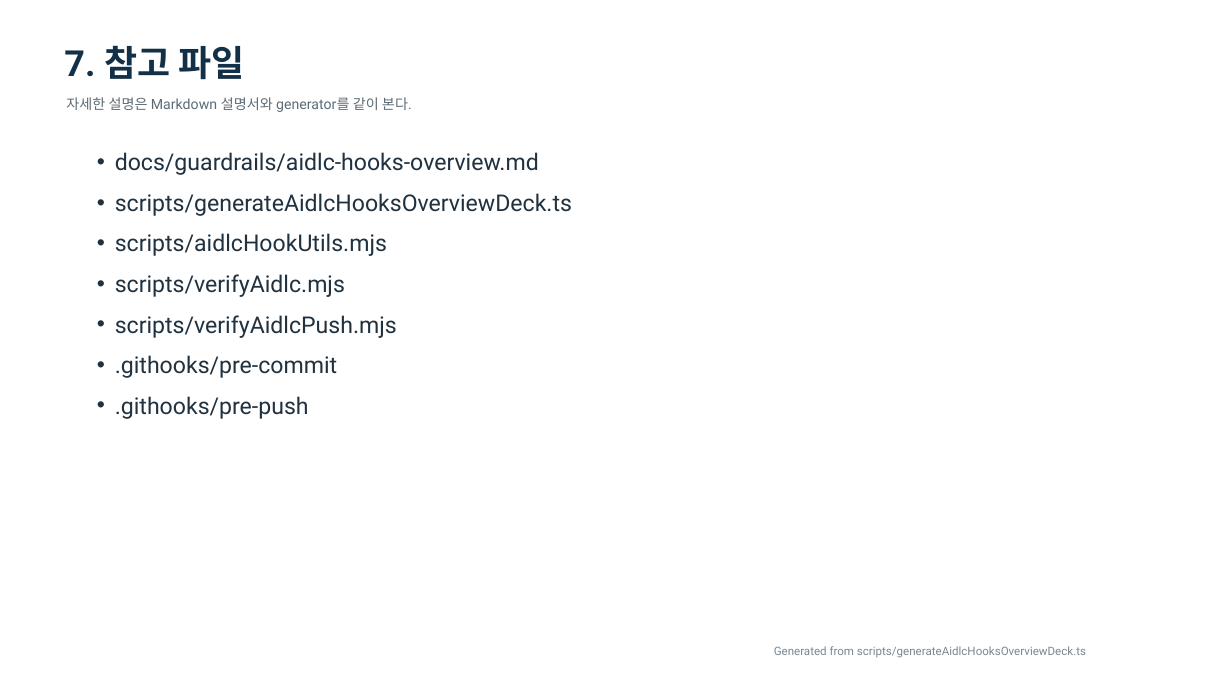
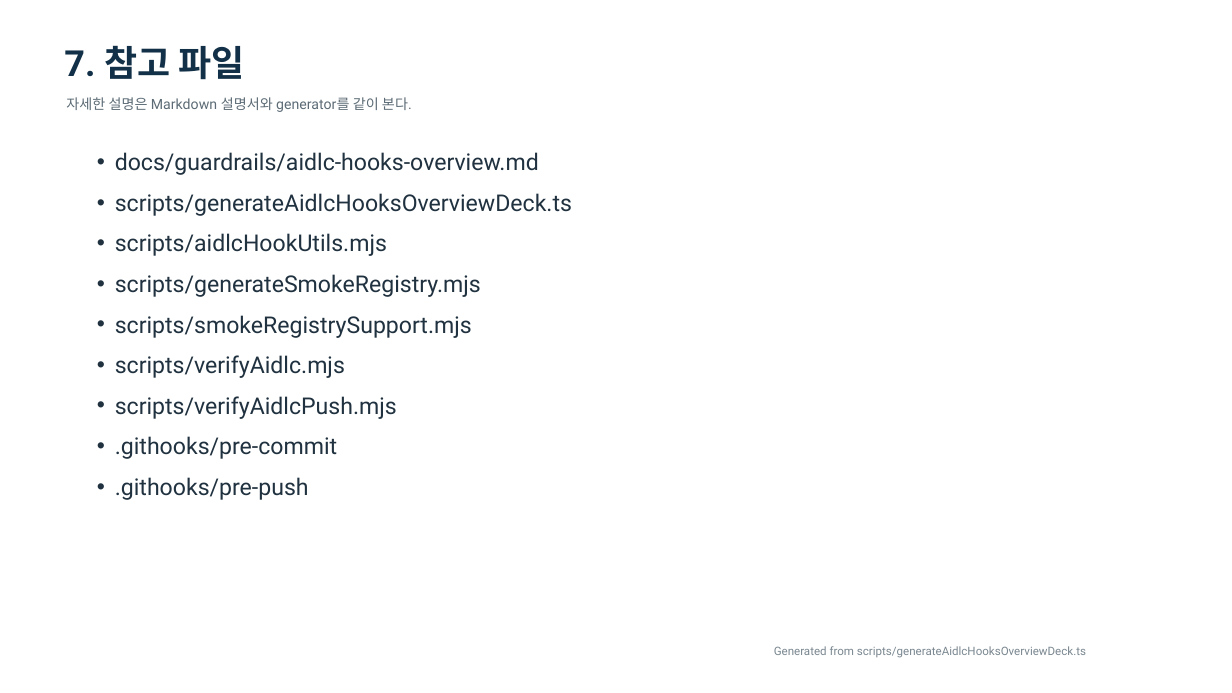
Before and after one commit to hosooregai-netizen/saftysite, a slide deck: slide 8 of docs/guardrails/aidlc-hooks-overview.pptx. Drawn at 1232x693 pixels with LibreOffice and Linux fonts; fonts in the diff are those of the drawing. Boxes give left, top, right and bottom in pixels: in the first picture for what was removed or moved away, otherwise in the second. Text is boxed around its words. In the diff, an @@ line names an element or a change of style, - is before the commit and + after.

Commit message:
feat: add metadata-driven smoke registry

```diff
--- a/docs/guardrails/aidlc-hooks-overview.pptx
+++ b/docs/guardrails/aidlc-hooks-overview.pptx
@@ text at (115,274,481,338): paragraphs added @@
+• scripts/generateSmokeRegistry.mjs
+• scripts/smokeRegistrySupport.mjs
```
Also in this commit, not shown: 6 other slides changed, 35 other files.
